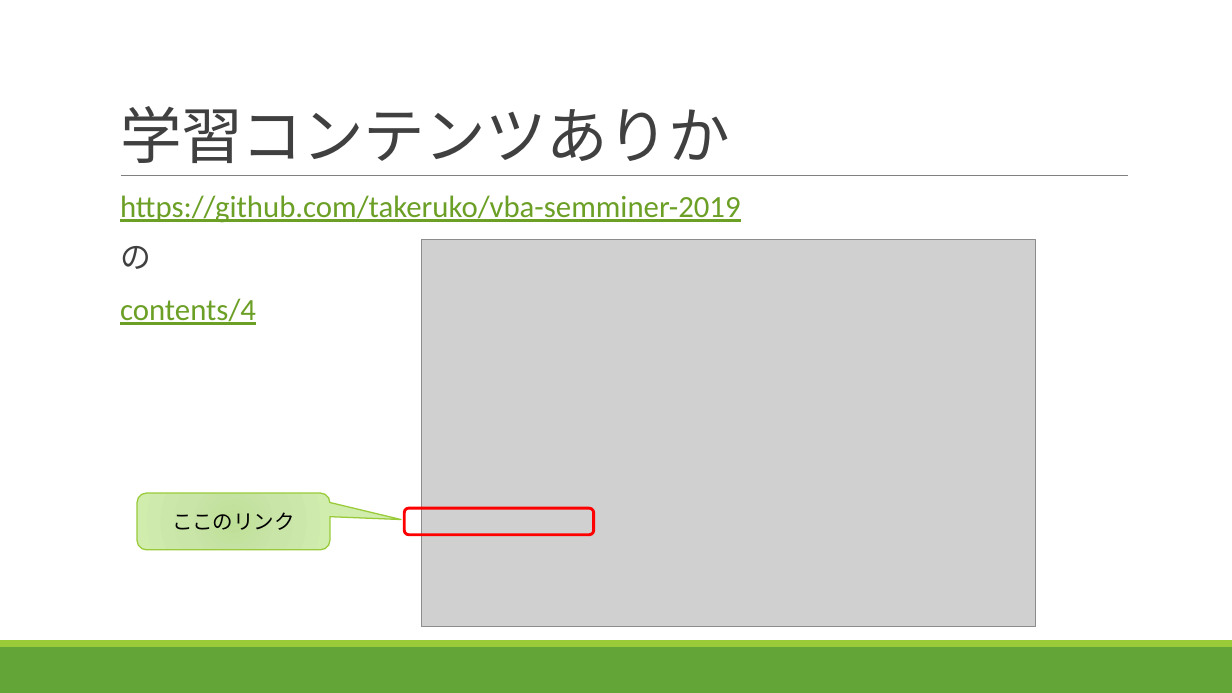
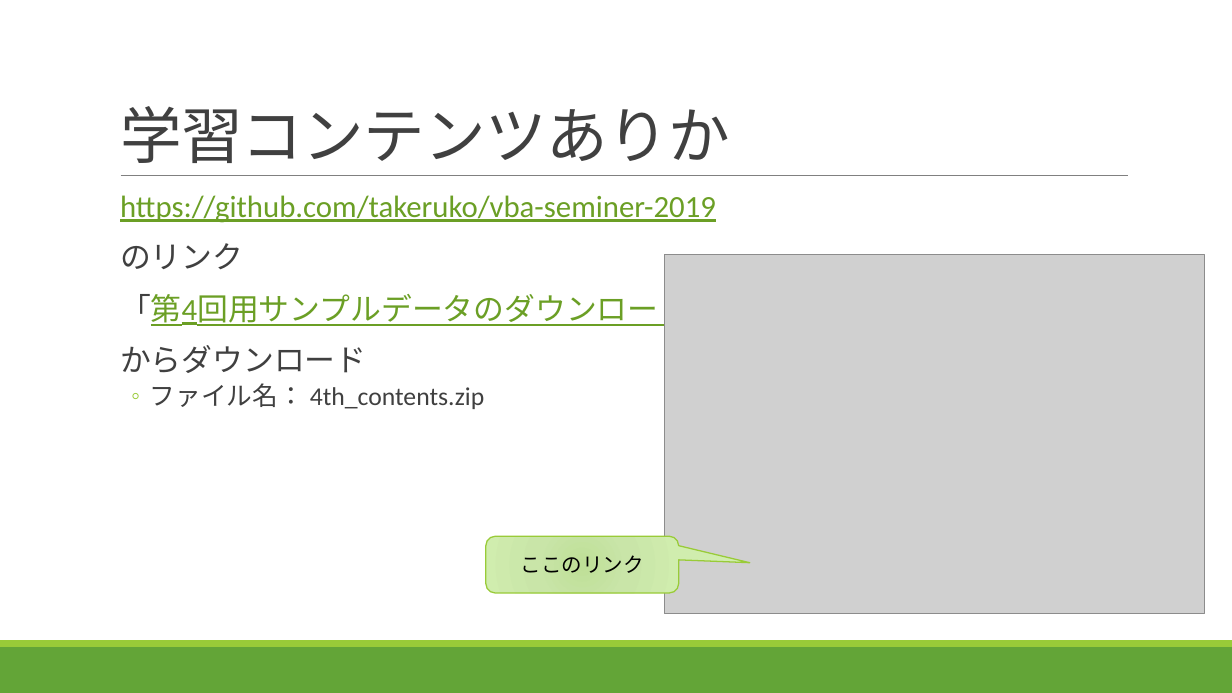
Before and after one commit to takeruko/vba-seminer-2019, a slide deck: slide 2 of contents/4/Excelマクロで学ぶVBA入門_第4回.pptx. Drawn at 1232x693 pixels with LibreOffice and Linux fonts; fonts in the diff are those of the drawing; grey boxes stand for pictures. Boxes give left, top, right and bottom in pixels: in the first picture for what was removed or moved away, otherwise in the second. Text is boxed around its words. In the diff, an @@ line names an element or a change of style, - is before the commit and + after.

```diff
--- a/contents/4/Excelマクロで学ぶVBA入門_第4回.pptx
+++ b/contents/4/Excelマクロで学ぶVBA入門_第4回.pptx
@@ text at (x1=120, y1=195, x2=720, y2=409): text changed @@
-  https://github.com/takeruko/vba-semminer-2019
-  の
-  contents/4
+  https://github.com/takeruko/vba-seminer-2019
+  のリンク
+  「第4回用サンプルデータのダウンロード」
+  からダウンロード
+  ◦ ファイル名： 4th_contents.zip
@@ picture removed at (x1=421, y1=239, x2=1036, y2=627) @@
@@ picture added at (x1=665, y1=255, x2=1205, y2=615) @@
@@ rounded rectangle removed at (x1=405, y1=508, x2=594, y2=535) @@
@@ rounded speech box "ここのリンク" moved from (x1=137, y1=494, x2=330, y2=550) to (x1=486, y1=536, x2=679, y2=592) @@
```
Also in this commit, not shown: 2 other slides changed, 19 slides added.
